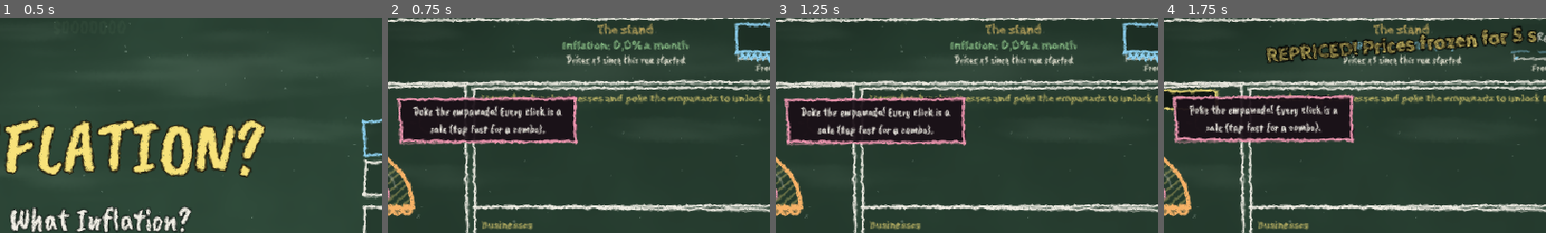
Above: before the commit, frames 1-4 (left to right).
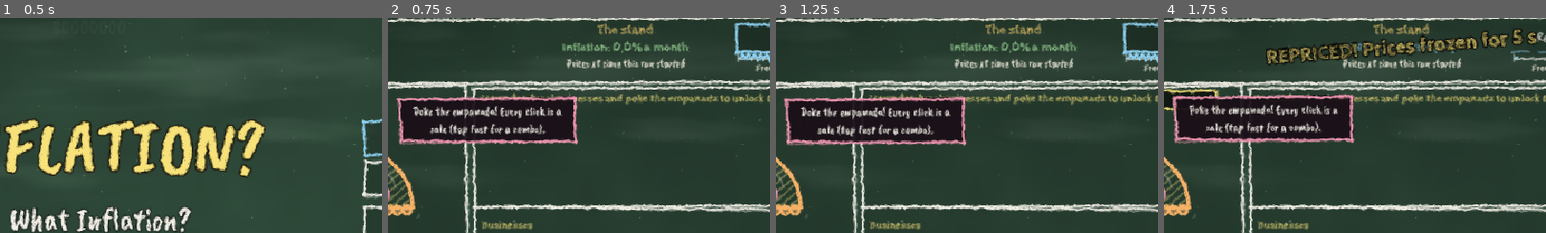
Above: after the commit, the same moments.

Repository: agusmoscato/INFLATION-What-Inflation-
Game: Godot game, scene res://scenes/Main.tscn
The game is run twice, just before and just after one commit, with the same random seed, the same clock (stepped at 60 frames per second) and the same inputs.
Inputs:
- Up to frame 1 (0.5 s): no input
- Up to frame 2 (0.75 s): click "New game" at 0.5 s
- Up to frame 3 (1.25 s): no input
- Up to frame 4 (1.75 s): click "REPRICE" at 1.25 s
The pictures show only the part of the screen within x 22-72%, y 3-53%; the shares and areas given below are measured in that part.

Frame 1 is identical in both runs. In frame 2, 1.8% of the frame differs, in the area x 45-79%, y 10-24%; in frame 3, 1.8%; in frame 4, 3.9%, in the area x 26-98%, y 3-24%.

Commit message:
Hojas de contacto nuevas (pasivo 0-10, activo 0-10 y 10-60 min), diseño actualizado y encabezado sin superposición (punto 8)
El QA del exe encontró el nombre de la capa y la línea de inflación encimados 3-5 px (contenedor sin separación y
el temblor nuevo del porcentaje): separación de 3 px y temblor solo de rotación. Re-export de windows y web_demo con
QA en verde.

Co-Authored-By: Claude Opus 5.5 <noreply@anthropic.com>

Diff:
--- a/docs/qa/v2_jugador_nuevo_activo.csv
+++ b/docs/qa/v2_jugador_nuevo_activo.csv
@@ -1,42 +1,42 @@
 t_seg,vuelta,reformas,plata,ingreso_s,credibilidad,nodos,inflacion_mensual,comprable
 0000,1,0,"$0","0",0,0,0.0,false
-0030,1,0,"$65,4","11",0,0,3.8,false
-0060,1,0,"$289","252",0,0,5.8,true
-0090,1,0,"$323","156",0,0,9.3,false
-0120,1,0,"$1,09 K","1,91 K",0,0,12.1,true
-0150,1,0,"$3,93 K","654",0,0,14.5,true
-0180,1,0,"$2,7 K","840",0,0,9.0,true
-0210,1,0,"$2,31 K","1,33 K",0,0,5.8,false
-0240,1,0,"$95,3 K","1,47 K",0,0,3.0,true
-0270,2,1,"$110,13 K","80,08 K",1,5,5.2,true
-0300,2,1,"$112,21 K","21,1 K",1,5,8.8,true
-0330,3,2,"$15,01 K","24,99 K",4,9,5.0,true
-0360,3,2,"$8,76 K","4,74 K",4,9,5.9,true
-0390,3,2,"$135,1 K","17,57 K",4,9,7.6,true
-0420,3,2,"$173,97 K","49,38 K",4,9,9.1,true
-0450,3,2,"$429,5 K","59,49 K",4,9,9.6,true
-0480,4,3,"$454,01 K","370,35 K",5,13,9.7,true
-0510,4,3,"$196,24 K","294,89 K",5,13,12.0,true
-0540,5,4,"$11,82 K","23,49 K",6,18,6.7,true
-0570,5,4,"$504,42 K","313,76 K",6,18,14.4,true
-0600,6,5,"$122,72 K","174,24 K",4,24,9.0,true
-0750,8,7,"$20,82 M","11,8 M",33,26,16.4,true
-0900,10,9,"$12,88 M","12,91 M",30,30,12.4,true
-1050,11,10,"$1,16 B","2,49 B",118,30,21.5,true
-1200,12,11,"$85,98 B","135,01 B",20,32,29.0,true
-1350,14,13,"$1,13 M","703,43 K",24,40,3.6,true
-1500,15,14,"$1,29 M","2,23 M",9,44,3.8,true
-1650,16,15,"$56,25 M","37,79 M",93,49,4.3,true
-1800,17,16,"$5,87 B","2,8 B",80,52,6.3,true
-1950,18,17,"$4,22 B","8,34 B",80,55,6.5,true
-2100,19,18,"$457,36 B","234,77 B",102,58,9.5,true
-2250,20,19,"$490,84 B","323,75 B",265,60,11.6,true
-2400,21,20,"$493,9 B","331,62 B",317,61,11.4,true
-2550,22,21,"$6,71 T","1,07 T",388,62,8.6,true
-2700,23,22,"$8,63 T","525,42 B",24,64,9.0,true
-2850,24,23,"$5,93 T","307,52 B",65,65,8.2,true
-3000,25,24,"$39,28 T","17,08 T",128,66,8.3,true
-3150,27,26,"$10,17 B","3,37 B",707,67,3.4,true
-3300,28,27,"$29,55 B","21,46 B",1253,67,3.8,true
-3450,29,28,"$112,62 B","41,96 B",1776,67,4.2,true
-3600,30,29,"$228,77 B","118,77 B",2330,67,4.4,true
+0030,1,0,"$116","13",0,0,4.2,true
+0060,1,0,"$291","252",0,0,5.8,true
+0090,1,0,"$1,15 K","146",0,0,9.5,true
+0120,1,0,"$5,25 K","162",0,0,10.8,true
+0150,1,0,"$5,64 K","298",0,0,13.2,true
+0180,1,0,"$997","447",0,0,9.1,true
+0210,1,0,"$13,75 K","678",0,0,6.3,true
+0240,1,0,"$8,82 K","1,18 K",0,0,4.1,true
+0270,2,1,"$201,97 K","121,1 K",0,5,6.4,true
+0300,2,1,"$14,05 K","10,27 K",0,5,7.7,true
+0330,3,2,"$32,6 K","24 K",4,8,5.8,true
+0360,3,2,"$54,09 K","28,39 K",4,8,6.5,true
+0390,3,2,"$45,22 K","27,6 K",4,8,8.7,true
+0420,4,3,"$1,3 K","840",1,12,3.8,true
+0450,4,3,"$3,16 M","459,09 K",1,12,20.6,true
+0480,5,4,"$3,17 K","2,01 K",5,18,4.4,true
+0510,5,4,"$952,57 K","147,45 K",5,18,11.7,true
+0540,5,4,"$1,23 M","920,72 K",5,18,14.6,true
+0570,5,4,"$2,71 M","2,43 M",5,18,16.9,true
+0600,6,5,"$53,46 K","40,02 K",21,24,6.2,true
+0750,6,5,"$19,28 M","17,69 M",21,24,18.6,true
+0900,7,6,"$26,36 M","7,18 M",10,28,11.1,true
+1050,8,7,"$147,36 M","12,67 M",20,32,12.2,true
+1200,9,8,"$35,97 M","5,2 M",19,36,10.6,true
+1350,10,9,"$306,62 M","125,1 M",9,37,14.0,true
+1500,12,11,"$91,52 K","45,74 K",13,41,3.2,true
+1650,13,12,"$15,2 B","3,41 B",4,45,14.6,true
+1800,14,13,"$90,77 B","5,36 B",14,48,13.7,true
+1950,15,14,"$46,28 B","6,64 B",73,50,12.5,true
+2100,17,16,"$318,01 B","100,39 B",2,56,8.6,true
+2250,18,17,"$15,3 B","6,99 B",6,59,6.9,true
+2400,19,18,"$2,66 T","487,02 B",252,60,10.3,true
+2550,20,19,"$91,85 B","52,51 B",626,60,6.6,true
+2700,21,20,"$91,52 B","44,73 B",1001,60,6.9,true
+2850,22,21,"$169,46 B","78,07 B",1330,60,7.3,true
+3000,23,22,"$467,66 B","71,81 B",1744,60,9.4,true
+3150,24,23,"$1,33 T","622,07 B",2117,60,9.0,true
+3300,25,24,"$2,65 T","77,56 B",2485,60,9.7,true
+3450,26,25,"$775,5 B","67,05 B",2867,60,11.0,true
+3600,27,26,"$1,29 T","42,99 B",3287,60,8.6,true
--- a/docs/qa/v2_jugador_nuevo_pasivo.csv
+++ b/docs/qa/v2_jugador_nuevo_pasivo.csv
@@ -1,22 +1,22 @@
 t_seg,vuelta,reformas,plata,ingreso_s,credibilidad,nodos,inflacion_mensual,comprable
 0000,1,0,"$0","0",0,0,0.0,false
-0030,1,0,"$4,37","0,5",0,0,0.0,false
-0060,1,0,"$17,4","1",0,0,0.0,false
-0090,1,0,"$36,4","1,5",0,0,0.0,true
-0120,1,0,"$19,2","15,8",0,0,0.0,false
-0150,1,0,"$63,4","22",0,0,4.9,false
-0180,1,0,"$228","28",0,0,4.2,true
-0210,1,0,"$270","34",0,0,2.8,false
-0240,1,0,"$430","39",0,0,1.6,true
-0270,1,0,"$604","68",0,0,4.7,true
-0300,1,0,"$938","98",0,0,4.2,true
-0330,1,0,"$661","168",0,0,5.3,false
-0360,2,1,"$16,1","10",1,2,1.4,false
-0390,2,1,"$278","56",1,2,4.1,true
-0420,2,1,"$157","78",1,2,4.7,false
-0450,2,1,"$882","184",1,2,5.4,true
-0480,2,1,"$390","456",1,2,6.4,false
-0510,2,1,"$1,76 K","528",1,2,7.4,false
-0540,2,1,"$6,93 K","816",1,2,4.2,false
-0570,3,2,"$108","30",2,6,1.5,true
-0600,3,2,"$1,44 K","308",2,6,5.4,false
+0030,1,0,"$5,35","0,5",0,0,0.0,false
+0060,1,0,"$18,2","1",0,0,0.0,false
+0090,1,0,"$35,4","1,5",0,0,0.0,true
+0120,1,0,"$16,1","2,25",0,0,0.0,false
+0150,1,0,"$13,6","6,56",0,0,2.8,false
+0180,1,0,"$62,8","7,76",0,0,2.6,false
+0210,1,0,"$53,4","22,7",0,0,5.0,false
+0240,1,0,"$60,8","32,2",0,0,4.6,false
+0270,1,0,"$379","37",0,0,3.4,true
+0300,1,0,"$242","44,3",0,0,2.4,false
+0330,1,0,"$326","49,4",0,0,1.6,false
+0360,1,0,"$390","86,1",0,0,5.2,false
+0390,1,0,"$563","124",0,0,4.4,false
+0420,1,0,"$1,45 K","208",0,0,6.0,false
+0450,2,1,"$153","45",1,2,2.4,true
+0480,2,1,"$155","44",1,2,3.8,false
+0510,2,1,"$136","66",1,2,4.4,false
+0540,2,1,"$295","80,3",1,2,4.2,false
+0570,2,1,"$885","484",1,2,6.6,false
+0600,2,1,"$3,07 K","560",1,2,7.5,true
--- a/scripts/ui/game_screen.gd
+++ b/scripts/ui/game_screen.gd
@@ -226,7 +226,7 @@
 	# la inflación y remarcar
 	var mid: VBoxContainer = VBoxContainer.new()
 	mid.custom_minimum_size = Vector2(330, 0)
-	mid.add_theme_constant_override("separation", 0)
+	mid.add_theme_constant_override("separation", 3)
 	h.add_child(mid)
 	era_label = UIKit.label("", 22, UIKit.C_GOLD, HORIZONTAL_ALIGNMENT_CENTER, true)
 	mid.add_child(era_label)
@@ -1015,7 +1015,6 @@
 		_rate_shake = maxf(0.0, _rate_shake - delta)
 		rate_label.pivot_offset = rate_label.size / 2.0
 		rate_label.rotation = randf_range(-0.04, 0.04) * (_rate_shake / 0.35) * Settings.fx_scale()
-		rate_label.position.x += randf_range(-1.5, 1.5) * Settings.fx_scale()
 	else:
 		rate_label.rotation = 0.0
 	var nudge: bool = EconomyLogic.reform_advised(gm())
Binary file changed: docs/qa/v2_0_a_10_min_activo.jpg
Binary file changed: docs/qa/v2_0_a_10_min_pasivo.jpg
Binary file changed: docs/qa/v2_10_a_60_min_activo.jpg
Not shown, changed: docs/DISENO_V2.md
